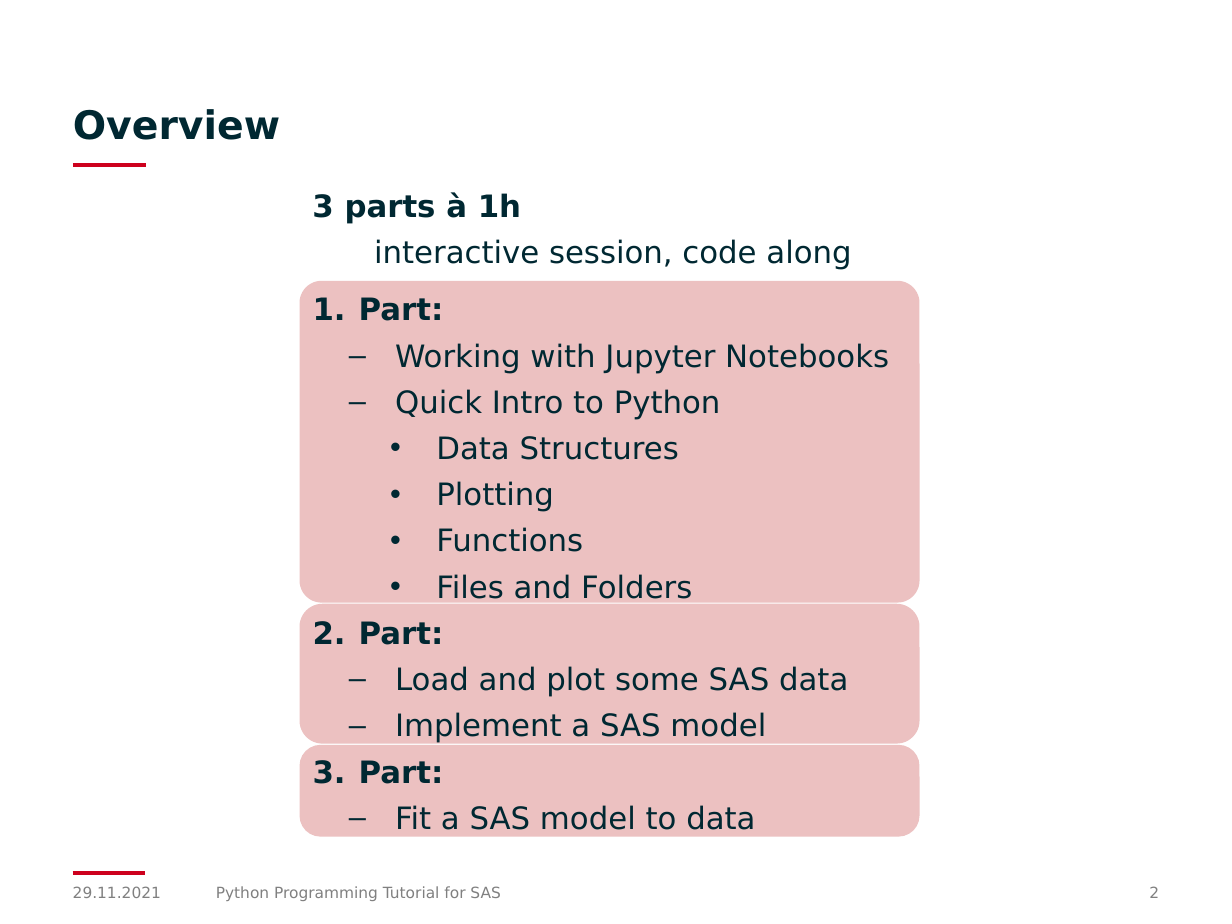
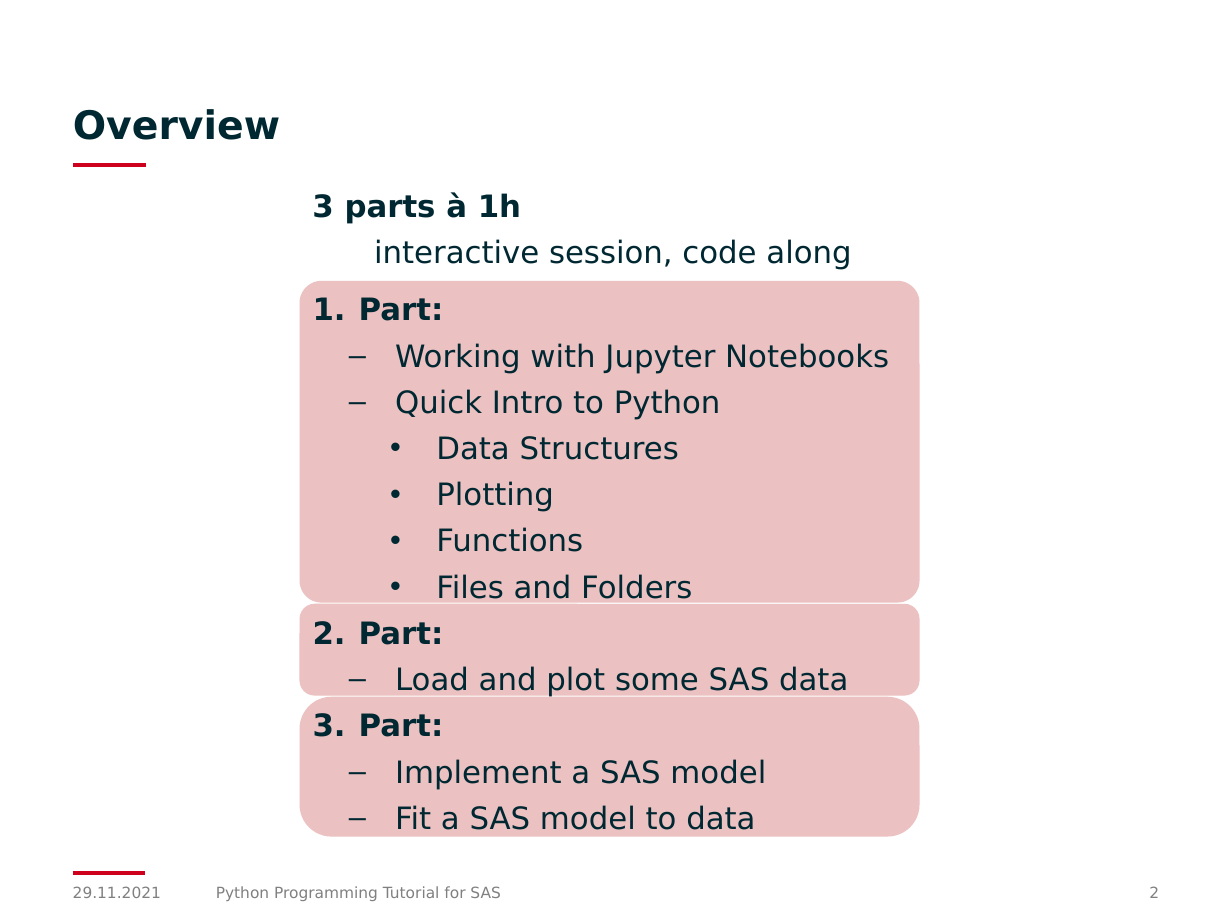
Before and after one commit to BAMresearch/jupyter_tutorial_sas, a slide deck: slide 2 of Programming Tutorial.pptx. Drawn at 1232x924 pixels with LibreOffice and Linux fonts; fonts in the diff are those of the drawing; background and template pictures are left out. Boxes give left, top, right and bottom in pixels: in the first picture for what was removed or moved away, otherwise in the second. Text is boxed around its words. In the diff, an @@ line names an element or a change of style, - is before the commit and + after.

```diff
--- a/Programming Tutorial.pptx
+++ b/Programming Tutorial.pptx
@@ rounded rectangle resized from (x1=299, y1=604, x2=919, y2=744) to (x1=299, y1=604, x2=919, y2=696) @@
@@ rounded rectangle resized from (x1=299, y1=745, x2=919, y2=838) to (x1=299, y1=697, x2=919, y2=838) @@
@@ text at (x1=359, y1=713, x2=444, y2=737): paragraph added @@
+3. Part:
@@ text at (x1=359, y1=760, x2=444, y2=784): paragraph removed @@
-3. Part:
```
Also in this commit, not shown: 2 other files.
